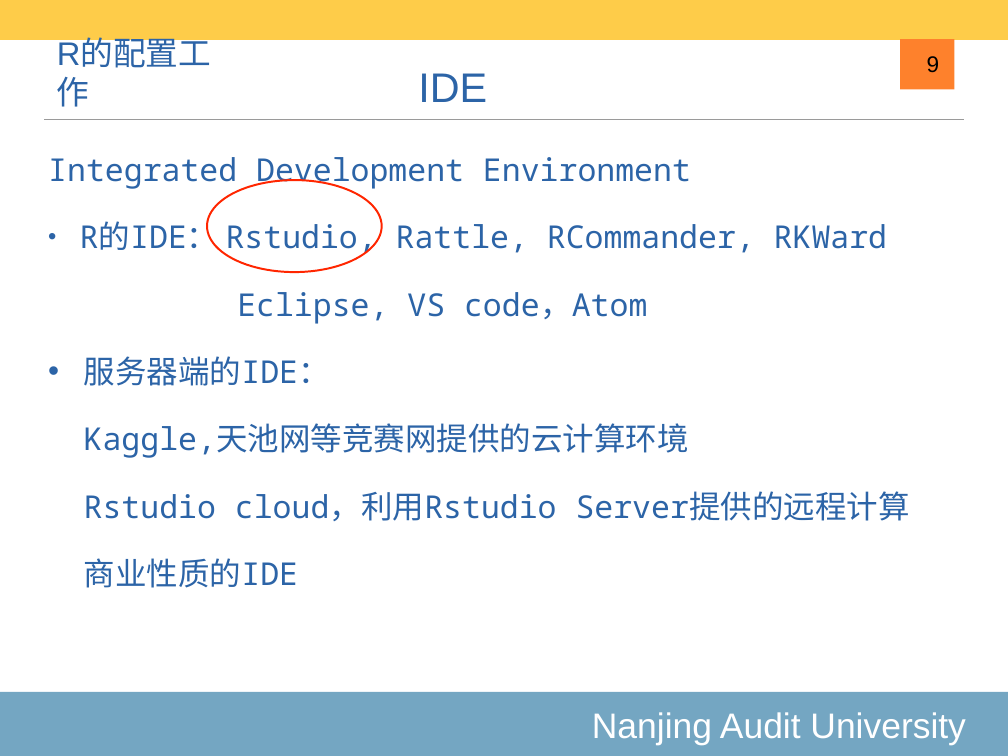
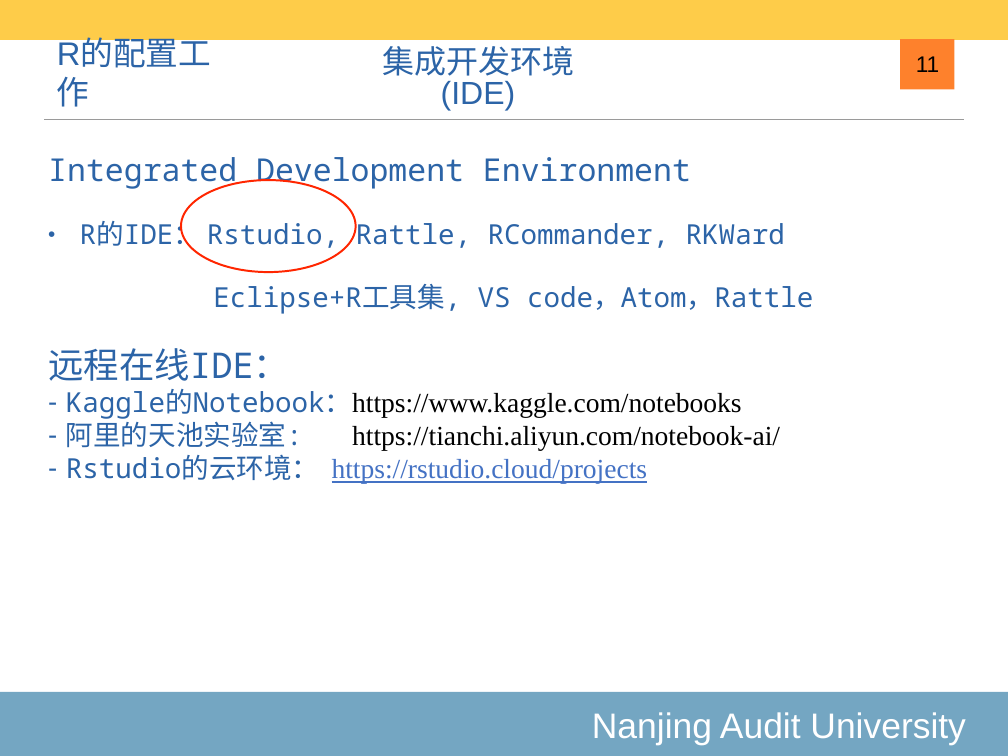
Before and after one commit to exoplanetX/DataAnalytics, a slide deck: slide 11 of 2020-1-绪论.pptx (slide 9 before the commit). Drawn at 1008x756 pixels with LibreOffice and Linux fonts; fonts in the diff are those of the drawing. Boxes give left, top, right and bottom in pixels: in the first picture for what was removed or moved away, otherwise in the second. Text is boxed around its words. In the diff, an @@ line names an element or a change of style, - is before the commit and + after.

```diff
--- a/2020-1-绪论.pptx
+++ b/2020-1-绪论.pptx
@@ text at (x1=382, y1=46, x2=574, y2=111): text changed; size 42 to 32.5 pt @@
-IDE
+集成开发环境(IDE)
@@ page number at (x1=916, y1=56, x2=939, y2=72): text changed @@
-9
+11
@@ ellipse moved from (x1=207, y1=180, x2=381, y2=272) to (x1=181, y1=180, x2=355, y2=272) @@
@@ text at (x1=80, y1=219, x2=785, y2=253): size 32 to 28 pt in "R的IDE： Rstudio, Rattle, RCommander, RKWard" @@
@@ text at (x1=48, y1=284, x2=813, y2=484): text changed; size 32 to 28 pt; font Noto Sans Mono to Times New Roman @@
-      Eclipse, VS code，Atom
-      • 服务器端的IDE：
-        Kaggle,天池网等竞赛网提供的云计算环境
-        Rstudio cloud，利用Rstudio Server提供的远程计算
-        商业性质的IDE
+      Eclipse+R工具集, VS code，Atom，Rattle
+      远程在线IDE：
+– Kaggle的Notebook：https://www.kaggle.com/notebooks
+– 阿里的天池实验室: https://tianchi.aliyun.com/notebook-ai/
+– Rstudio的云环境： https://rstudio.cloud/projects
```
Also in this commit, not shown: 9 other slides changed, 2 slides added, 2 other files.
